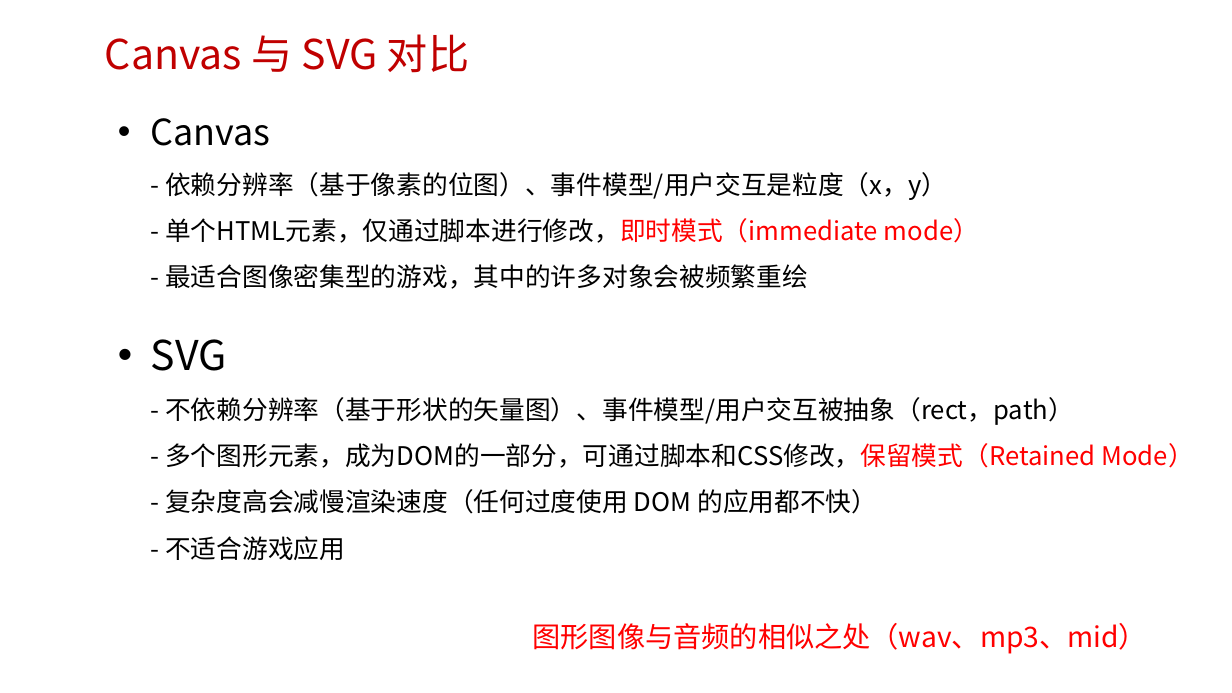
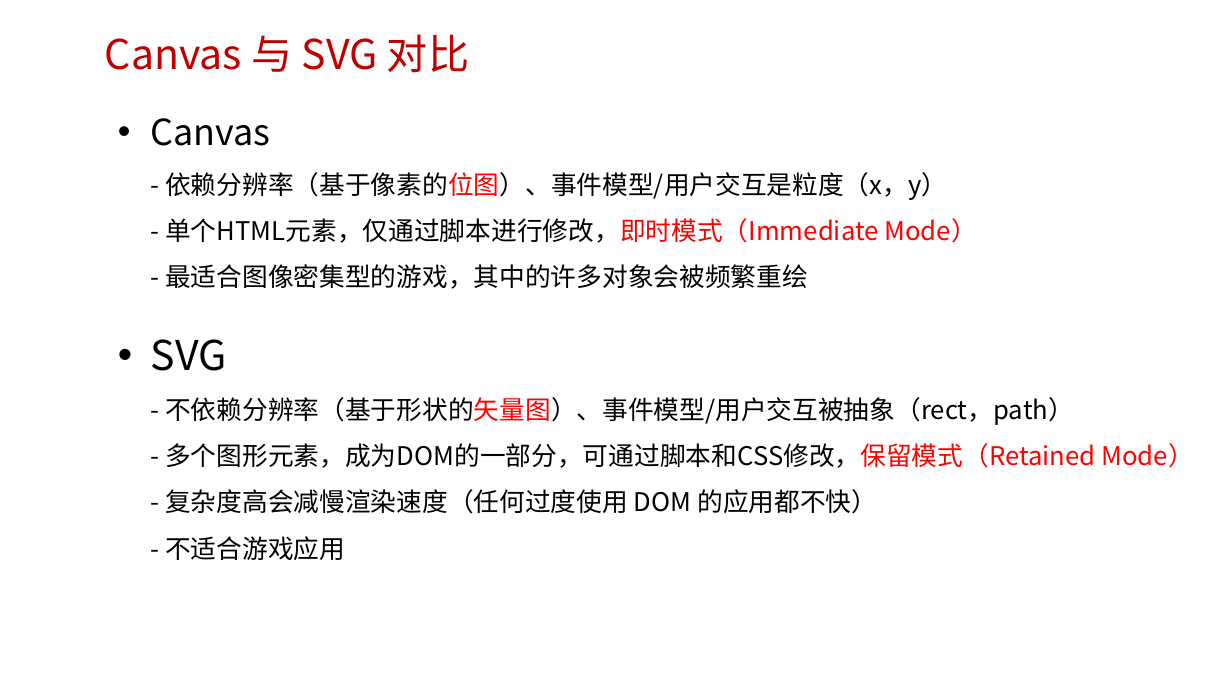
Before and after one commit to edu2act/course-H5-Animation-and-Game-Development, a slide deck: slide 13 of materials/slides/ch01.pptx (slide 12 before the commit). Drawn at 1232x693 pixels with LibreOffice and Linux fonts; fonts in the diff are those of the drawing; background and template pictures are left out. Boxes give left, top, right and bottom in pixels: in the first picture for what was removed or moved away, otherwise in the second. Text is boxed around its words. In the diff, an @@ line names an element or a change of style, - is before the commit and + after.

```diff
--- a/materials/slides/ch01.pptx
+++ b/materials/slides/ch01.pptx
@@ text at [151, 118, 976, 289]: text changed @@
-• Canvas
-  - 依赖分辨率（基于像素的位图）、事件模型/用户交互是粒度（x，y）
-  - 单个HTML元素，仅通过脚本进行修改，即时模式（immediate mode）
-  - 最适合图像密集型的游戏，其中的许多对象会被频繁重绘
+• Canvas
+  - 依赖分辨率（基于像素的位图）、事件模型/用户交互是粒度（x，y）
+  - 单个HTML元素，仅通过脚本进行修改，即时模式（Immediate Mode）
+  - 最适合图像密集型的游戏，其中的许多对象会被频繁重绘
@@ text at [151, 339, 1193, 560]: text colour #000000 to #FF0000 in "不依赖分辨率（基于形状的矢量图）、事件模型/用户交互被抽象（rect，path）" @@
@@ text removed at [533, 623, 1147, 654] @@
-图形图像与音频的相似之处（wav、mp3、mid）
```
Also in this commit, not shown: 5 other slides changed, 1 slide added, 1 other file.
